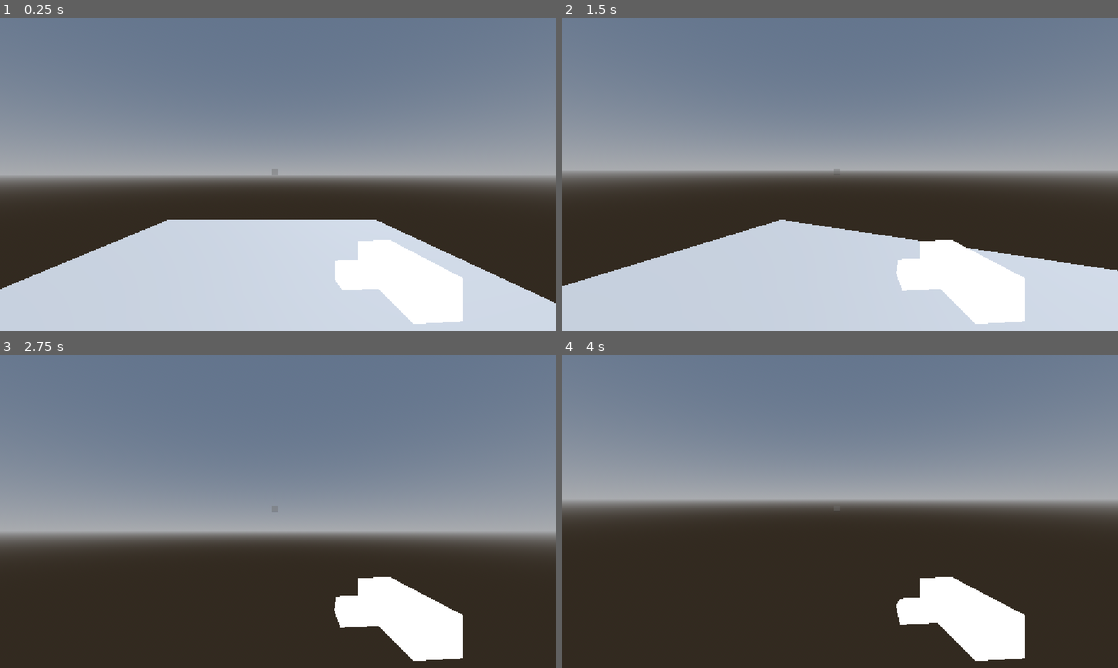
Above: before the commit, frames 1-4 (two rows, left to right).
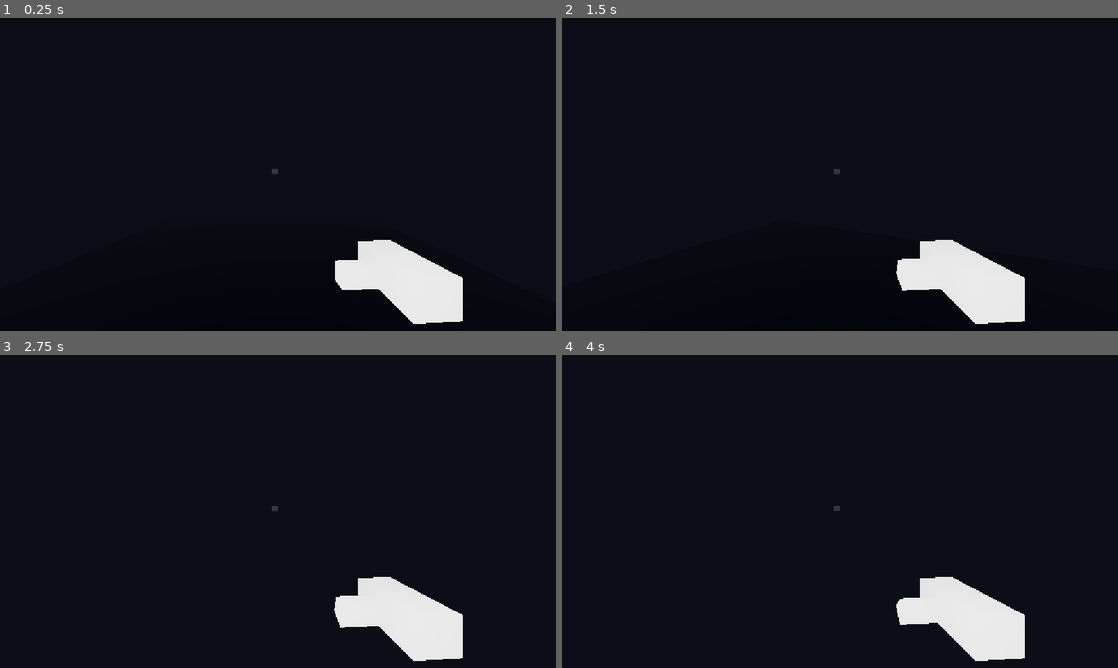
Above: after the commit, the same moments.

Repository: DEVUCP/serious-jam
Game: Godot game, scene res://src/map/temp_map.tscn
The game is run twice, just before and just after one commit, with the same random seed, the same clock (stepped at 60 frames per second) and the same inputs.
Inputs (mouse positions are in pixels of both pictures, inside the frame that each line leads up to):
- Up to frame 1 (0.25 s): no input
- Up to frame 2 (1.5 s): tap Enter at 0.5 s; move the mouse to (867, 174) at 0.52 s; hold Up (ui_up) from 0.53 s (still down); right-click (867, 174) at 0.6 s; tap Space at 0.77 s; move the mouse to (812, 174) at 1.27 s; tap F (interact) at 1.35 s
- Up to frame 3 (2.75 s): keep holding Up (ui_up); tap Space at 1.52 s; move the mouse to (289, 505) at 2.02 s; hold Shift (run) from 2.03 s (still down)
- Up to frame 4 (4 s): keep holding Up (ui_up); tap Space at 2.75, 3.02, 3.77 s; move the mouse to (834, 517) at 2.77 s; release Shift (run) at 2.78 s; tap Ctrl at 2.85 s; tap Enter at 3.5 s; move the mouse to (878, 514) at 3.52 s; right-click (878, 514) at 3.6 s

The runs differ from the first frame. In frame 1, 97% of the frame differs, in the area x 0-100%, y 0-100%; in frame 2, 97%; in frame 3, 97%; in frame 4, 97%.

Commit message:
feat: create environment for test scene

Diff:
--- a/src/map/temp_map.tscn
+++ b/src/map/temp_map.tscn
@@ -9,9 +9,16 @@
 [sub_resource type="Sky" id="Sky_bdcwf"]
 sky_material = SubResource("ProceduralSkyMaterial_0rdcq")
 
-[sub_resource type="Environment" id="Environment_rusgr"]
+[sub_resource type="Environment" id="Environment_0rdcq"]
 background_mode = 2
+background_energy_multiplier = 0.0
 sky = SubResource("Sky_bdcwf")
+ambient_light_sky_contribution = 0.0
+fog_enabled = true
+fog_light_color = Color(0.14779508, 0.16187039, 0.20879358, 1)
+fog_light_energy = 0.27
+fog_density = 0.2786
+adjustment_enabled = true
 
 [sub_resource type="ConcavePolygonShape3D" id="ConcavePolygonShape3D_kpvvf"]
 data = PackedVector3Array(-3.8933105, -0.0847168, 5.614441, -3.8933105, -0.0847168, -5.614441, -3.8933105, 0.0847168, - …(1112 unchanged characters)…
@@ -19,15 +26,20 @@
 [node name="TempMap" type="Node3D" unique_id=1322663439]
 
 [node name="WorldEnvironment" type="WorldEnvironment" parent="." unique_id=1929538703]
-environment = SubResource("Environment_rusgr")
+environment = SubResource("Environment_0rdcq")
 
 [node name="DirectionalLight3D" type="DirectionalLight3D" parent="." unique_id=638487339]
 transform = Transform3D(-0.8660254, -0.43301278, 0.25, 0, 0.49999997, 0.86602545, -0.50000006, 0.75, -0.43301266, 0, 0, 0)
+light_energy = 0.0
 shadow_enabled = true
 
 [node name="CSGBox3D" type="CSGBox3D" parent="." unique_id=997957134]
 transform = Transform3D(1, 0, 0, 0, 1, 0, 0, 0, 1, -0.22338867, -0.4152832, -2.0637817)
 size = Vector3(7.786621, 0.1694336, 11.228882)
+
+[node name="CSGBox3D2" type="CSGBox3D" parent="." unique_id=673935080]
+transform = Transform3D(1, 0, 0, 0, 0.2592064, -0.9658219, 0, 0.9658219, 0.2592064, 0.7296753, 0.90002227, 1.5491743)
+size = Vector3(2.5369873, 0.1694336, 2.605774)
 
 [node name="StaticBody3D" type="StaticBody3D" parent="." unique_id=1161309968]
 collision_layer = 4
